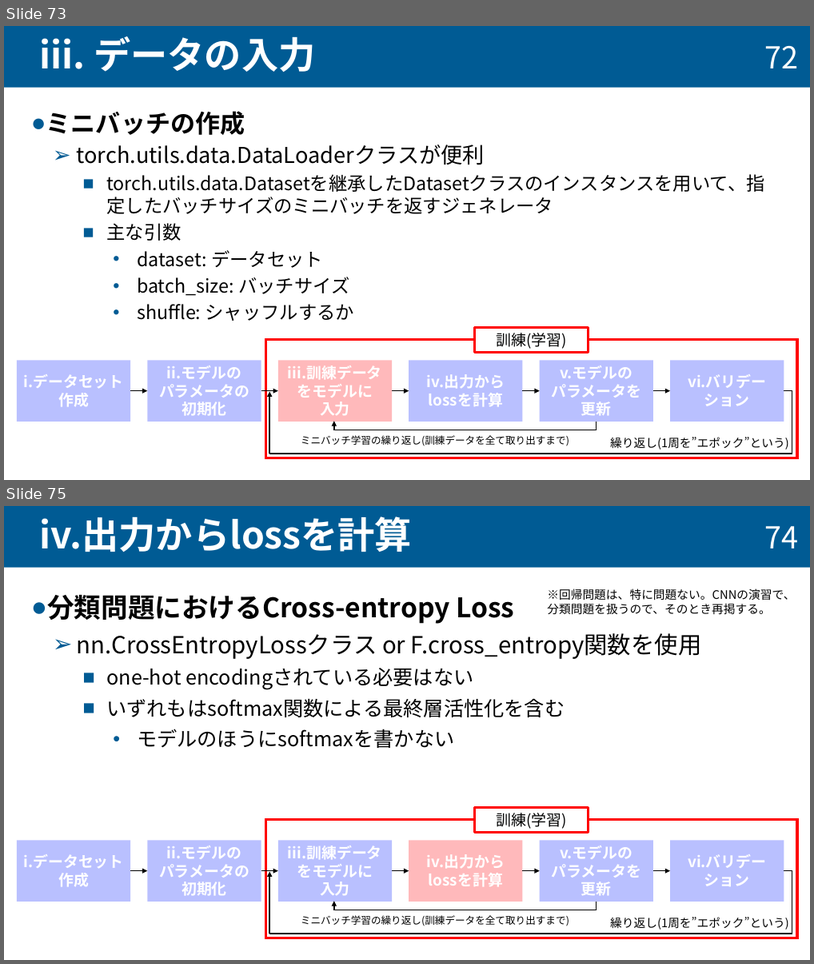
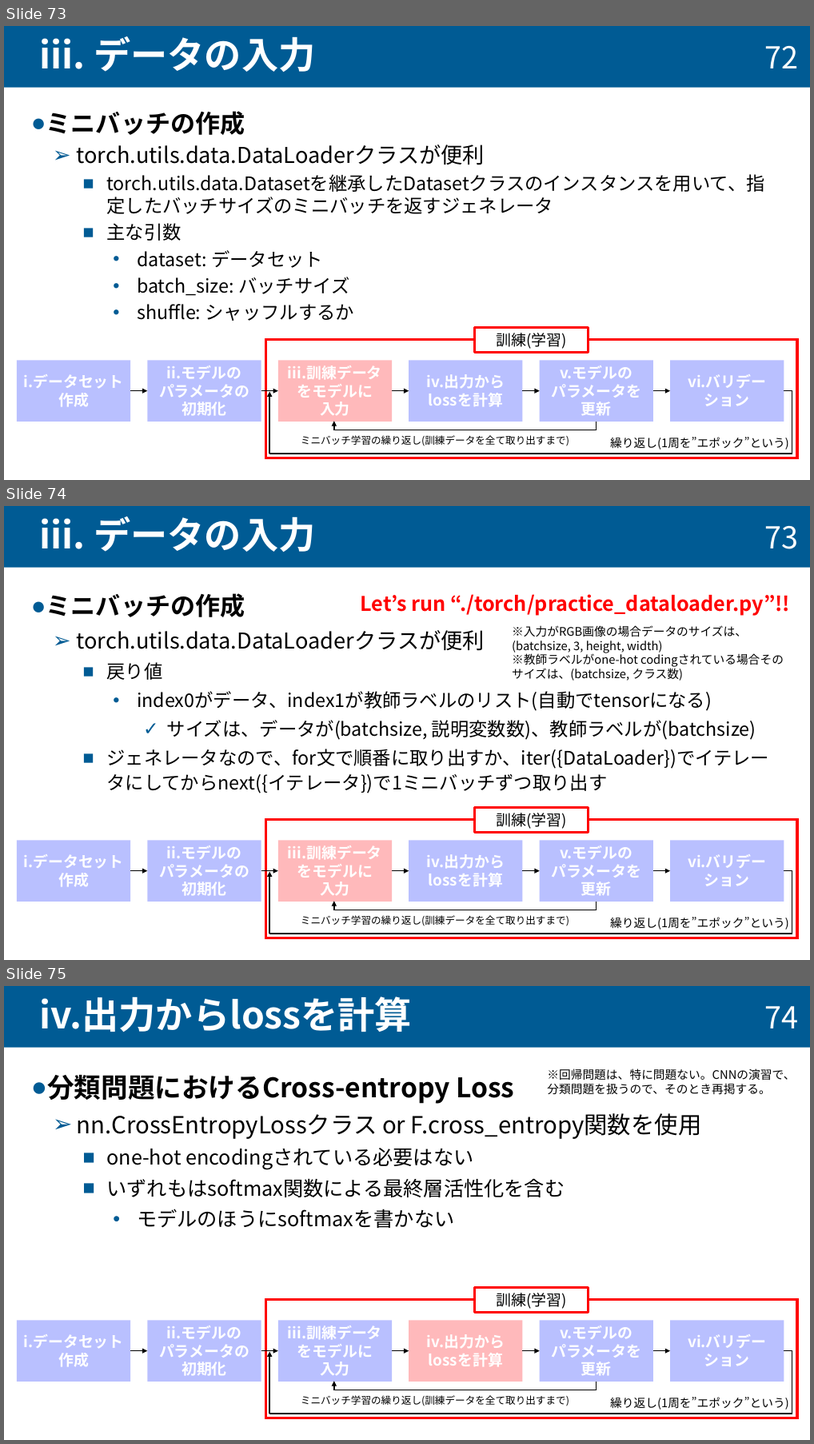
Before and after one commit to taiseifujisawa/cnn_manual_nktlab, a slide deck: cnn_manual.pptx. Shown one above the other, each under a label of ours: slides 73 and 75 before the commit, slides 73, 74 and 75 after it; the slides between them are not shown. The pictures are 814x964 and 814x1444 pixels, drawn with LibreOffice and Linux fonts; fonts in the diff are those of the drawing. Boxes give left, top, right and bottom in pixels: in the first picture for what was removed or moved away, otherwise in the second. Text is boxed around its words. In the diff, an @@ line names an element or a change of style, - is before the commit and + after.

```diff
--- a/cnn_manual.pptx
+++ b/cnn_manual.pptx
@@ slide 74 added at (4,506,810,960), background #FFFFFF @@
@@ title added at (4,506,810,567), fill #005B94, 44 pt, text #FFFFFF, bold @@
+iii. データの入力
@@ page number added at (765,526,798,549), 36 pt, text #FFFFFF @@
+73
@@ text added at (46,593,770,793), 22.2 pt, text #000000 @@
+● ミニバッチの作成
+  ➢ torch.utils.data.DataLoaderクラスが便利
+    ■ 戻り値
+      • index0がデータ、index1が教師ラベルのリスト(自動でtensorになる)
+        ✓ サイズは、データが(batchsize, 説明変数数)、教師ラベルが(batchsize)
+    ■ ジェネレータなので、for文で順番に取り出すか、iter({DataLoader})でイテレータにしてからnext({イテレータ})で1ミニバッチずつ取り出す
@@ text added at (361,594,790,616), 24 pt, text #FF0000, bold @@
+Let’s run “./torch/practice_dataloader.py”!!
@@ text added at (512,625,747,680), 14 pt, text #000000 @@
+※入力がRGB画像の場合データのサイズは、(batchsize, 3, height, width)
+※教師ラベルがone-hot codingされている場合そのサイズは、(batchsize, クラス数)
@@ group added at (17,808,798,938): 8 rectangles, 7 arrows, 2 texts, 2 lines, 1 elbow line @@
+i.データセット
+作成
+ii.モデルの
+パラメータの
+初期化
+iii.訓練データ
+をモデルに
+入力
+iv.出力からlossを計算
+v.モデルの
+パラメータを更新
+vi.バリデーション
+訓練(学習)
+繰り返し(1周を”エポック”という)
+ミニバッチ学習の繰り返し(訓練データを全て取り出すまで)
```
Also in this commit, not shown: 5 slides changed, 35 other slides added.
